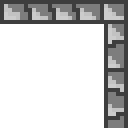
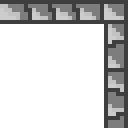
Comparing the layer stacks of the two 128px x 128px images. Changes:
painted on "Layer 1" over bbox(0, 4, 4, 20)
